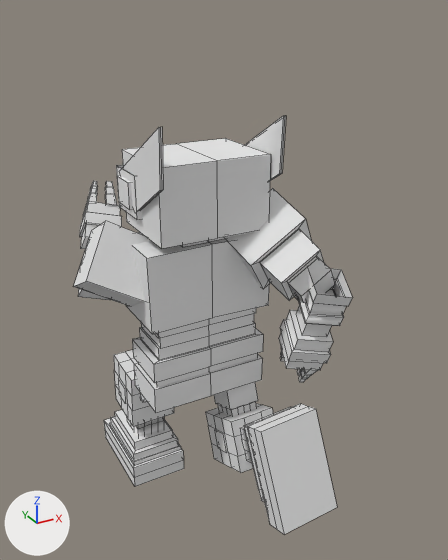
A saved change to the OBJ model Mecha Mayhem/projects/Prototype/res/morph/char3/walk4.obj.
Both versions are drawn from a 50 mm camera at (-1.09, -2.23, 1.94) aimed at (0.1, -0.08, 0.87). The axes (+X, +Y, +Z) are drawn at lower left. The lights are the same throughout. Mesh edges are drawn as thin lines. Where no turn or scale is listed for an object, it has been applied to the vertices. Vertices at the same position are counted once.

The older version as bpy lines, for what is in view:
```python
mat_black = principled_material('Black')
mat_black.base_color = (0.8, 0.8, 0.8)  # white #e7e7e7
mat_black.roughness = 1.0
me_character_cube_004 = bpy.data.meshes.new('Character_Cube.004')
me_character_cube_004.from_pydata(...)  # 986 vertices, 858 faces; spans x -0.5..0.48, y -0.68..0.68, z -0.26..1.57
# faces by material slot: [506, 300, 10, 8, 34]
me_character_cube_004.materials.append(mat_light_grey)  # white #e7e7e7
me_character_cube_004.materials.append(mat_darkgrey)  # white #e7e7e7
me_character_cube_004.materials.append(mat_neonblue)  # white #e7e7e7
me_character_cube_004.materials.append(mat_lightergrey)  # white #e7e7e7
me_character_cube_004.materials.append(mat_black)  # white #e7e7e7
ob_character_cube_004 = bpy.data.objects.new('Character_Cube.004', me_character_cube_004)
ob_character_cube_004.location = (0.0, 0.0, 0.0)
```
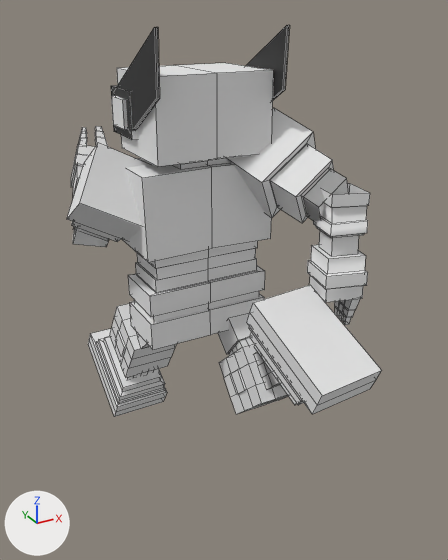
The change, as a diff of the scene's bpy script:
```diff
--- a/Mecha Mayhem/projects/Prototype/res/morph/char3/walk4.obj.py
+++ b/Mecha Mayhem/projects/Prototype/res/morph/char3/walk4.obj.py
@@ mat_black @@
 mat_black = principled_material('Black')
-mat_black.base_color = (0.8, 0.8, 0.8)  # white #e7e7e7
+mat_black.base_color = (0.0254, 0.0254, 0.0254)  # black #2c2c2c
 mat_black.roughness = 1.0
@@ me_character_cube_004 @@
-me_character_cube_004.from_pydata(...)  # 986 vertices, 858 faces; spans x -0.5..0.48, y -0.68..0.68, z -0.26..1.57
+me_character_cube_004.from_pydata(...)  # 986 vertices, 858 faces; spans x -0.5..0.5, y -0.85..0.74, z 0.01..1.89
+# me_character_cube_004 part 1: the loose piece of 66 vertices spanning x -0.28..0.28, y -0.16..0.13, z 0.49..1.07 is moved by (0.0, 0.0, 0.31)
+# me_character_cube_004 part 2: the loose piece of 36 vertices spanning x -0.3..-0.03, y 0.13..0.57, z -0.26..-0.04 is turned 32.7 degrees about the x axis through its middle, then moved by (0.0, 0.15, 0.37)
+# me_character_cube_004 part 3: the loose piece of 12 vertices spanning x -0.27..0.27, y -0.14..0.1, z 0.34..0.46 is moved by (0.0, 0.0, 0.31)
+# me_character_cube_004 part 4: the loose piece of 12 vertices spanning x -0.25..0.25, y -0.12..0.09, z 0.37..0.53 is moved by (0.0, 0.0, 0.31)
+# me_character_cube_004 part 5: the loose piece of 32 vertices spanning x -0.5..-0.12, y -0.12..0.39, z 0.71..1.17 is multiplied about its middle by the matrix ((1.0, -0.026, -0.009), (0.026, 0.997, 0.076), (0.007, -0.076, 0.997)), then moved by (0.0, -0.01, 0.3)
+# me_character_cube_004 part 6: the loose piece of 32 vertices spanning x -0.42..-0.23, y 0.24..0.5, z 0.66..0.92 is multiplied about its middle by the matrix ((0.999, -0.045, -0.005), (0.045, 0.989, 0.139), (-0.001, -0.14, 0.99)), then moved by (-0.01, -0.02, 0.28)
+# me_character_cube_004 part 7: the loose piece of 24 vertices spanning x -0.35..-0.14, y 0.38..0.65, z 0.85..1.12 is multiplied about its middle by the matrix ((0.999, -0.045, -0.005), (0.045, 0.989, 0.139), (-0.001, -0.14, 0.99)), then moved by (-0.02, 0.01, 0.26)
+# me_character_cube_004 part 8: the loose piece of 8 vertices spanning x -0.27..-0.23, y 0.55..0.6, z 1.12..1.17 is moved by (-0.02, 0.03, 0.25)
+# me_character_cube_004 part 9: the loose piece of 8 vertices spanning x -0.29..-0.24, y 0.51..0.59, z 1.07..1.15 is moved by (-0.02, 0.02, 0.25)
+# me_character_cube_004 part 10: the loose piece of 8 vertices spanning x -0.2..-0.16, y 0.51..0.57, z 1.12..1.17 is moved by (-0.02, 0.03, 0.26)
+# me_character_cube_004 part 11: the loose piece of 8 vertices spanning x -0.22..-0.16, y 0.47..0.55, z 1.07..1.14 is moved by (-0.02, 0.03, 0.26)
+# me_character_cube_004 part 12: the loose piece of 24 vertices spanning x -0.12..0.12, y -0.18..0.16, z 1.07..1.11 is moved by (0.0, 0.0, 0.31)
+# me_character_cube_004 part 13: the loose piece of 12 vertices spanning x -0.24..0.24, y -0.2..0.16, z 1.11..1.42 is moved by (0.0, 0.0, 0.31)
+# me_character_cube_004 part 14: the loose piece of 56 vertices spanning x -0.28..0.28, y -0.02..0.2, z 1.18..1.35 is moved by (0.0, 0.0, 0.31)
+# me_character_cube_004 part 15: the loose piece of 11 vertices spanning x -0.26..-0.24, y -0.27..0.16, z 1.2..1.57 is moved by (0.0, 0.0, 0.31)
+# me_character_cube_004 part 16: the loose piece of 42 vertices spanning x -0.24..-0.09, y 0.2..0.36, z -0.05..0.08 is turned 29.6 degrees about the x axis through its middle, then moved by (0.0, 0.07, 0.31)
+# me_character_cube_004 part 17: the loose piece of 56 vertices spanning x -0.28..-0.04, y 0.15..0.4, z 0.07..0.36 is turned 29.6 degrees about the x axis through its middle, then moved by (0.0, -0.02, 0.28)
+# me_character_cube_004 part 18: 443 of 986 vertices moved; they spanned x -0.24..0.48, y -0.68..0.23, z -0.09..1.57 and now span x -0.24..0.5, y -0.85..0.22, z 0.3..1.89; mean shift (0.02, -0.09, 0.38); largest move (0.05, -0.68, -0.03) -> (0.05, -0.85, 0.75)
+# me_character_cube_004 part 19: 32 of the vertices in x -0.25..-0.16, y 0.54..0.68, z 1.09..1.19 are multiplied about their middle by the matrix ((0.999, -0.045, -0.005), (0.045, 0.989, 0.139), (-0.001, -0.14, 0.99)), then moved by (-0.02, 0.03, 0.25)
 me_character_cube_004.materials.append(mat_light_grey)
```

What differs and where, as boxes (x1, y1, x2, y2) in the pictures (448 x 560 px; the box of a moved part takes in the faces that stretch with it):
'Character_Cube.004', recoloured, reshaped (12% wider, 6% shorter): before (73, 116, 353, 534); after (67, 25, 382, 417)
part 1 of me_character_cube_004, moved or reshaped: before (126, 232, 269, 383); after (122, 158, 272, 317)
part 2 of me_character_cube_004, moved or reshaped: before (104, 410, 184, 486); after (88, 329, 167, 417)
part 3 of me_character_cube_004, moved or reshaped: before (134, 355, 263, 413); after (130, 294, 264, 350)
part 4 of me_character_cube_004, moved or reshaped: before (139, 353, 258, 387); after (135, 291, 259, 322)
part 5 of me_character_cube_004, moved or reshaped: before (73, 221, 151, 307); after (67, 143, 148, 242)
part 6 of me_character_cube_004, moved or reshaped: before (78, 289, 110, 300); after (73, 227, 109, 247)
part 7 of me_character_cube_004, moved or reshaped: before (79, 202, 122, 249); after (71, 145, 95, 197)
part 8 of me_character_cube_004, moved or reshaped: before (90, 186, 98, 193); after (80, 132, 87, 138)
part 9 of me_character_cube_004, moved or reshaped: before (88, 192, 97, 203); after (79, 137, 87, 146)
part 10 of me_character_cube_004, moved or reshaped: before (105, 186, 115, 194); after (95, 131, 105, 138)
part 11 of me_character_cube_004, moved or reshaped: before (105, 193, 117, 206); after (95, 137, 108, 147)
part 12 of me_character_cube_004, moved or reshaped: before (181, 237, 225, 247); after (173, 158, 229, 169)
part 13 of me_character_cube_004, moved or reshaped: before (122, 138, 271, 249); after (117, 63, 273, 167)
part 14 of me_character_cube_004, moved or reshaped: before (116, 165, 142, 220); after (111, 85, 138, 140)
part 15 of me_character_cube_004, moved or reshaped: before (123, 127, 163, 211); after (117, 27, 160, 130)
part 16 of me_character_cube_004, moved or reshaped: before (127, 417, 164, 437); after (127, 370, 154, 379)
part 17 of me_character_cube_004, moved or reshaped: before (114, 350, 174, 426); after (110, 303, 176, 378)
part 18 of me_character_cube_004, moved or reshaped: before (140, 116, 353, 534); after (136, 25, 382, 414)
part 19 of me_character_cube_004, moved or reshaped: before (89, 181, 113, 193); after (80, 126, 103, 135)
